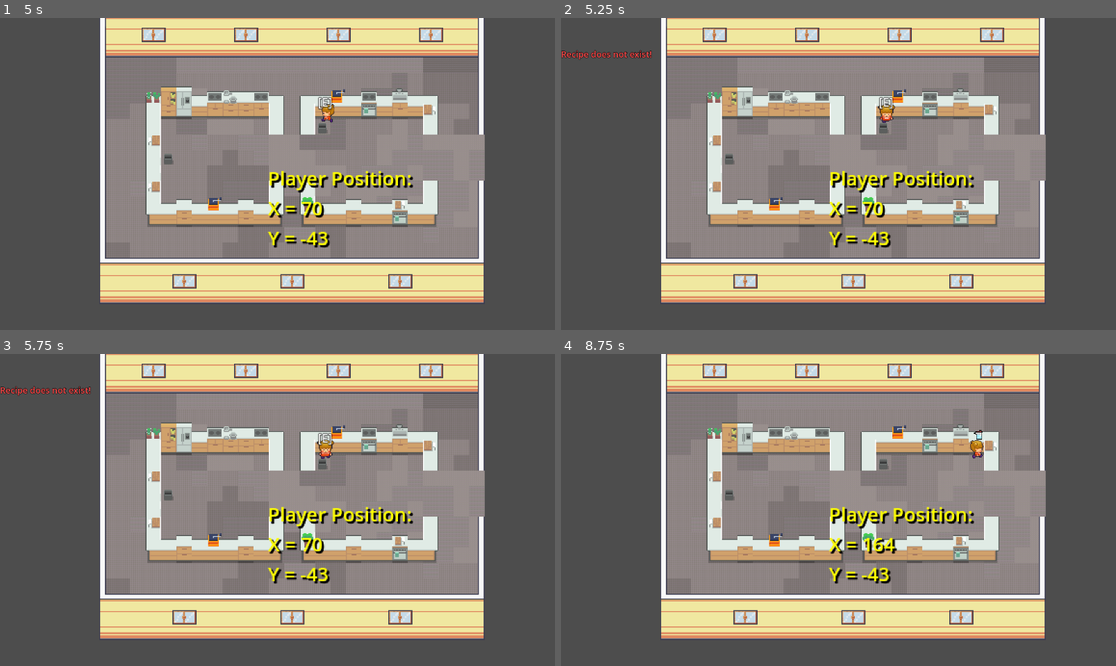
Above: before the commit, frames 1-4 (two rows, left to right).
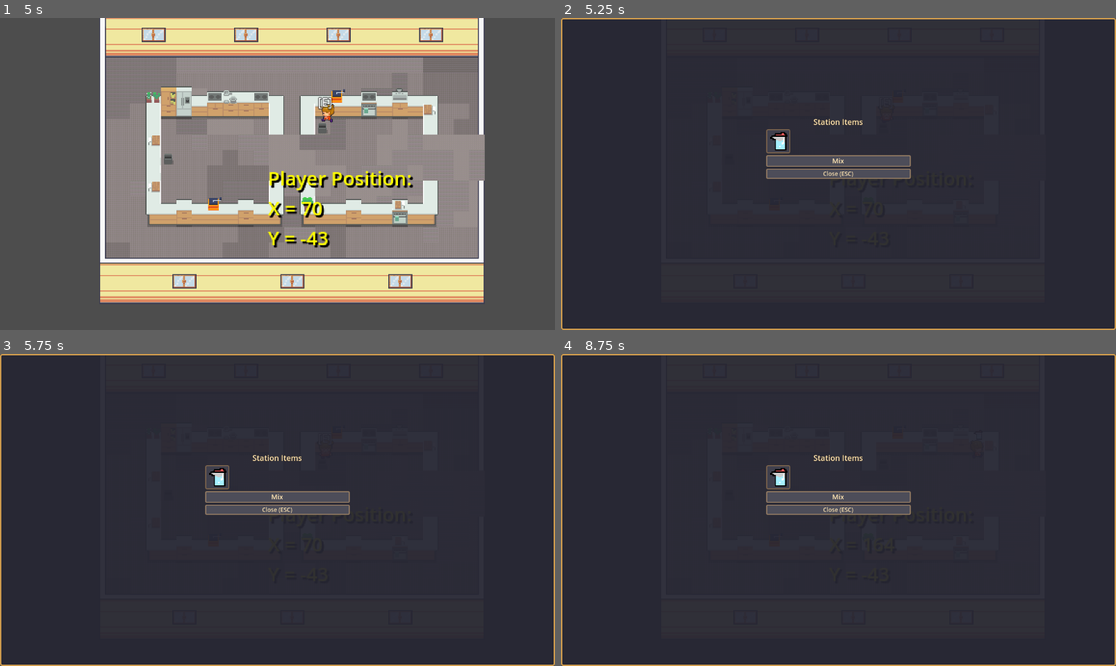
Above: after the commit, the same moments.

Repository: RossanB/RestoRush
Game: Godot game, scene res://scenes/kitchen.tscn
Two runs of this game, one before a commit and one after it. Both use one fixed random seed, a clock stepped at 60 frames per second and the inputs below. This scene is started directly instead of the project's main scene.
Inputs (mouse positions are in pixels of both pictures, inside the frame that each line leads up to):
- Up to frame 1 (5 s): tap Enter at 0.5, 2.75 s; hold Right (ui_right) 0.53-1.28 s; tap E (interact) at 0.6, 1.35, 2.3, 2.85, 3.6, 4.55 s; tap Space (ui_select) at 0.77, 1.52, 2, 3.02, 3.77, 4.52 s; hold Down (ui_down) 1.28-2.03 s; hold Right (ui_right) 2.03-2.78 s; hold P 2.03-2.78 s; hold Up (ui_up) 2.78-3.53 s; hold Left (ui_left) from 3.53 s (still down); tap Escape (ui_cancel) at 4.15 s; tap P at 4.35 s
- Up to frame 2 (5.25 s): tap Space (ui_select) at 5 s; release Left (ui_left) at 5.03 s; hold Down (ui_down) from 5.03 s (still down); tap E (interact) at 5.1 s
- Up to frame 3 (5.75 s): keep holding Down (ui_down)
- Up to frame 4 (8.75 s): release Down (ui_down) at 5.75 s; click (838, 497) at 5.75 s, where only the run after the commit has a clickable "Mix"; tap Enter at 6.5 s; hold Right (ui_right) 6.53-7.28 s; tap E (interact) at 6.6, 7.55, 8.1 s; tap Space (ui_select) at 6.77, 7.52, 8, 8.27 s; hold Up (ui_up) 7.28-8.03 s; hold P 7.28-8.03 s; hold Right (ui_right) from 8.03 s (still down)

Frame 1 is identical in both runs. In frame 2, 100% of the frame differs, in the area x 0-100%, y 0-100%; in frame 3, 100%; in frame 4, 100%.

Commit message:
Add processing UI for stations: show stored items and process button (Chop/Cook/Fry/Mix), fix progress bar z-index

Diff:
--- /dev/null
+++ b/scenes/processing_ui.tscn
@@ -0,0 +1,99 @@
+[gd_scene load_steps=5 format=3 uid="uid://processing_ui"]
+
+[ext_resource type="Script" path="res://scripts/processing_ui.gd" id="1_processing"]
+
+[sub_resource type="StyleBoxFlat" id="StyleBoxFlat_bg"]
+bg_color = Color(0.15, 0.15, 0.2, 0.95)
+border_width_left = 3
+border_width_top = 3
+border_width_right = 3
+border_width_bottom = 3
+border_color = Color(0.8, 0.6, 0.3, 1)
+corner_radius_top_left = 4
+corner_radius_top_right = 4
+corner_radius_bottom_right = 4
+corner_radius_bottom_left = 4
+
+[sub_resource type="StyleBoxFlat" id="StyleBoxFlat_button"]
+bg_color = Color(0.3, 0.3, 0.35, 1)
+border_width_left = 2
+border_width_top = 2
+border_width_right = 2
+border_width_bottom = 2
+border_color = Color(0.6, 0.5, 0.4, 1)
+corner_radius_top_left = 2
+corner_radius_top_right = 2
+corner_radius_bottom_right = 2
+corner_radius_bottom_left = 2
+
+[sub_resource type="StyleBoxFlat" id="StyleBoxFlat_button_hover"]
+bg_color = Color(0.4, 0.4, 0.45, 1)
+border_width_left = 2
+border_width_top = 2
+border_width_right = 2
+border_width_bottom = 2
+border_color = Color(0.9, 0.7, 0.4, 1)
+corner_radius_top_left = 2
+corner_radius_top_right = 2
+corner_radius_bottom_right = 2
+corner_radius_bottom_left = 2
+
+[node name="ProcessingUI" type="CanvasLayer"]
+script = ExtResource("1_processing")
+
+[node name="Control" type="Control" parent="."]
+anchor_right = 1.0
+anchor_bottom = 1.0
+mouse_filter = 2
+z_index = 100
+
+[node name="Background" type="Panel" parent="Control"]
+anchor_right = 1.0
+anchor_bottom = 1.0
+theme_override_styles/panel = SubResource("StyleBoxFlat_bg")
+z_index = -1
+
+[node name="VBoxContainer" type="VBoxContainer" parent="Control"]
+layout_mode = 1
+anchors_preset = 8
+anchor_left = 0.5
+anchor_top = 0.5
+anchor_right = 0.5
+anchor_bottom = 0.5
+offset_left = -150.0
+offset_top = -120.0
+offset_right = 150.0
+offset_bottom = 120.0
+
+[node name="Title" type="Label" parent="Control/VBoxContainer"]
+layout_mode = 2
+text = "Station Items"
+horizontal_alignment = 1
+theme_override_font_sizes/font_size = 16
+theme_override_colors/font_color = Color(1, 0.9, 0.7, 1)
+theme_override_colors/font_outline_color = Color(0.2, 0.15, 0.1, 1)
+theme_override_constants/outline_size = 2
+
+[node name="ItemGrid" type="GridContainer" parent="Control/VBoxContainer"]
+layout_mode = 2
+columns = 4
+theme_override_constants/v_separation = 5
+theme_override_constants/h_separation = 5
+
+[node name="ProcessButton" type="Button" parent="Control/VBoxContainer"]
+layout_mode = 2
+text = "Process"
+theme_override_styles/normal = SubResource("StyleBoxFlat_button")
+theme_override_styles/hover = SubResource("StyleBoxFlat_button_hover")
+theme_override_styles/pressed = SubResource("StyleBoxFlat_button_hover")
+theme_override_font_sizes/font_size = 14
+theme_override_colors/font_color = Color(1, 0.9, 0.7, 1)
+
+[node name="CloseButton" type="Button" parent="Control/VBoxContainer"]
+layout_mode = 2
+text = "Close (ESC)"
+theme_override_styles/normal = SubResource("StyleBoxFlat_button")
+theme_override_styles/hover = SubResource("StyleBoxFlat_button_hover")
+theme_override_styles/pressed = SubResource("StyleBoxFlat_button_hover")
+theme_override_font_sizes/font_size = 12
+theme_override_colors/font_color = Color(1, 0.9, 0.7, 1)
--- a/scripts/cutting_board_station.gd
+++ b/scripts/cutting_board_station.gd
@@ -5,6 +5,7 @@
 var processing_time: float = 0.0
 var processing_duration: float = 2.0  # 2 seconds to process
 var progress_bar: Control = null
+var processing_ui: CanvasLayer = null
 
 func _ready():
 	super._ready()
@@ -42,12 +43,27 @@
 		print("Item placed on cutting board. Stored items: ", stored_items.size())
 		return
 
-	# Player has no item - try to process stored items
+	# Player has no item - show processing UI
 	if stored_items.is_empty():
 		return
 
 	# If already processing, can't interact
 	if is_processing:
+		return
+
+	# Show processing UI
+	get_or_create_processing_ui()
+	processing_ui.show_processing(stored_items, self, player, "Chop")
+
+func get_or_create_processing_ui():
+	if not processing_ui:
+		processing_ui = preload("res://scenes/processing_ui.tscn").instantiate()
+		get_tree().root.add_child(processing_ui)
+	return processing_ui
+
+func process_items(player: Node):
+	# Called from processing UI when "Chop" button is pressed
+	if stored_items.is_empty() or is_processing:
 		return
 
 	# Check if stored items match a recipe
--- a/scripts/mixer_station.gd
+++ b/scripts/mixer_station.gd
@@ -5,6 +5,7 @@
 var mixing_time: float = 0.0
 var mixing_duration: float = 2.0  # 2 seconds to mix
 var progress_bar: Control = null
+var processing_ui: CanvasLayer = null
 
 func _ready():
 	super._ready()
@@ -41,12 +42,27 @@
 		print("Item placed in mixer. Stored items: ", stored_items.size())
 		return
 
-	# Player has no item - try to mix stored items
+	# Player has no item - show processing UI
 	if stored_items.is_empty():
 		return
 
 	# If already mixing, can't interact
 	if is_mixing:
+		return
+
+	# Show processing UI
+	get_or_create_processing_ui()
+	processing_ui.show_processing(stored_items, self, player, "Mix")
+
+func get_or_create_processing_ui():
+	if not processing_ui:
+		processing_ui = preload("res://scenes/processing_ui.tscn").instantiate()
+		get_tree().root.add_child(processing_ui)
+	return processing_ui
+
+func process_items(player: Node):
+	# Called from processing UI when "Mix" button is pressed
+	if stored_items.is_empty() or is_mixing:
 		return
 
 	# Check if stored items match a recipe
--- a/scripts/oven_station.gd
+++ b/scripts/oven_station.gd
@@ -5,6 +5,7 @@
 var cooking_time: float = 0.0
 var cooking_duration: float = 3.0  # 3 seconds to cook
 var progress_bar: Control = null
+var processing_ui: CanvasLayer = null
 
 func _ready():
 	super._ready()
@@ -41,12 +42,27 @@
 		print("Item placed in oven. Stored items: ", stored_items.size())
 		return
 
-	# Player has no item - try to cook stored items
+	# Player has no item - show processing UI
 	if stored_items.is_empty():
 		return
 
 	# If already cooking, can't interact
 	if is_cooking:
+		return
+
+	# Show processing UI
+	get_or_create_processing_ui()
+	processing_ui.show_processing(stored_items, self, player, "Cook")
+
+func get_or_create_processing_ui():
+	if not processing_ui:
+		processing_ui = preload("res://scenes/processing_ui.tscn").instantiate()
+		get_tree().root.add_child(processing_ui)
+	return processing_ui
+
+func process_items(player: Node):
+	# Called from processing UI when "Cook" button is pressed
+	if stored_items.is_empty() or is_cooking:
 		return
 
 	# Check if stored items match a recipe
--- /dev/null
+++ b/scripts/processing_ui.gd
@@ -0,0 +1,94 @@
+extends CanvasLayer
+
+var stored_items: Array[int] = []
+var station: Node = null
+var player: Node = null
+var process_button_text: String = "Process"
+
+func setup(items: Array[int], station_node: Node, player_node: Node, button_text: String = "Process"):
+	stored_items = items
+	station = station_node
+	player = player_node
+	process_button_text = button_text
+
+func show_processing(items: Array[int], station_node: Node, player_node: Node, button_text: String = "Process"):
+	stored_items = items
+	station = station_node
+	player = player_node
+	process_button_text = button_text
+	visible = true
+	populate_items()
+
+func populate_items():
+	var grid = $Control/VBoxContainer/ItemGrid
+	var process_button = $Control/VBoxContainer/ProcessButton
+
+	# Update process button text
+	process_button.text = process_button_text
+
+	# Clear existing items
+	for child in grid.get_children():
+		child.queue_free()
+
+	# Create item displays (non-interactive, just show what's stored)
+	for item_type in stored_items:
+		var container = Panel.new()
+		container.custom_minimum_size = Vector2(50, 50)
+		# Style the container
+		var container_style = StyleBoxFlat.new()
+		container_style.bg_color = Color(0.25, 0.25, 0.3, 1)
+		container_style.border_width_left = 2
+		container_style.border_width_top = 2
+		container_style.border_width_right = 2
+		container_style.border_width_bottom = 2
+		container_style.border_color = Color(0.5, 0.4, 0.3, 1)
+		container_style.corner_radius_top_left = 3
+		container_style.corner_radius_top_right = 3
+		container_style.corner_radius_bottom_right = 3
+		container_style.corner_radius_bottom_left = 3
+		container.add_theme_stylebox_override("panel", container_style)
+
+		# Load item texture
+		var texture_path = ItemTypes.get_item_texture_path(item_type)
+		if texture_path != "":
+			if not ResourceLoader.exists(texture_path):
+				print("Warning: Texture file not found: ", texture_path, " for item: ", ItemTypes.get_item_name(item_type))
+			else:
+				var texture = load(texture_path)
+				if texture:
+					var texture_rect = TextureRect.new()
+					texture_rect.texture = texture
+					texture_rect.expand_mode = TextureRect.EXPAND_FIT_WIDTH_PROPORTIONAL
+					texture_rect.stretch_mode = TextureRect.STRETCH_KEEP_ASPECT_CENTERED
+					texture_rect.mouse_filter = Control.MOUSE_FILTER_IGNORE
+					# Add padding so textures don't touch edges
+					texture_rect.set_anchors_preset(Control.PRESET_FULL_RECT)
+					texture_rect.offset_left = 6
+					texture_rect.offset_top = 6
+					texture_rect.offset_right = -6
+					texture_rect.offset_bottom = -6
+					container.add_child(texture_rect)
+
+		# Add tooltip
+		container.tooltip_text = ItemTypes.get_item_name(item_type)
+
+		grid.add_child(container)
+
+	# Enable/disable process button based on whether there are items
+	process_button.disabled = stored_items.is_empty()
+
+func _on_process_pressed():
+	if station and station.has_method("process_items"):
+		station.process_items(player)
+	visible = false
+
+func _ready():
+	$Control/VBoxContainer/ProcessButton.pressed.connect(_on_process_pressed)
+	$Control/VBoxContainer/CloseButton.pressed.connect(_on_close_pressed)
+
+func _on_close_pressed():
+	visible = false
+
+func _input(event):
+	if visible and event.is_action_pressed("ui_cancel"):
+		visible = false
--- a/scripts/progress_bar.gd
+++ b/scripts/progress_bar.gd
@@ -8,6 +8,7 @@
 
 func _ready():
 	visible = false
+	z_index = 200  # Make sure progress bar is on top
 
 func set_progress(value: float):
 	progress = clamp(value, 0.0, max_progress)
--- a/scripts/stove_station.gd
+++ b/scripts/stove_station.gd
@@ -5,6 +5,7 @@
 var cooking_time: float = 0.0
 var cooking_duration: float = 2.5  # 2.5 seconds to fry
 var progress_bar: Control = null
+var processing_ui: CanvasLayer = null
 
 func _ready():
 	super._ready()
@@ -41,12 +42,27 @@
 		print("Item placed on stove. Stored items: ", stored_items.size())
 		return
 
-	# Player has no item - try to cook stored items
+	# Player has no item - show processing UI
 	if stored_items.is_empty():
 		return
 
 	# If already cooking, can't interact
 	if is_cooking:
+		return
+
+	# Show processing UI
+	get_or_create_processing_ui()
+	processing_ui.show_processing(stored_items, self, player, "Fry")
+
+func get_or_create_processing_ui():
+	if not processing_ui:
+		processing_ui = preload("res://scenes/processing_ui.tscn").instantiate()
+		get_tree().root.add_child(processing_ui)
+	return processing_ui
+
+func process_items(player: Node):
+	# Called from processing UI when "Fry" button is pressed
+	if stored_items.is_empty() or is_cooking:
 		return
 
 	# Check if stored items match a recipe
